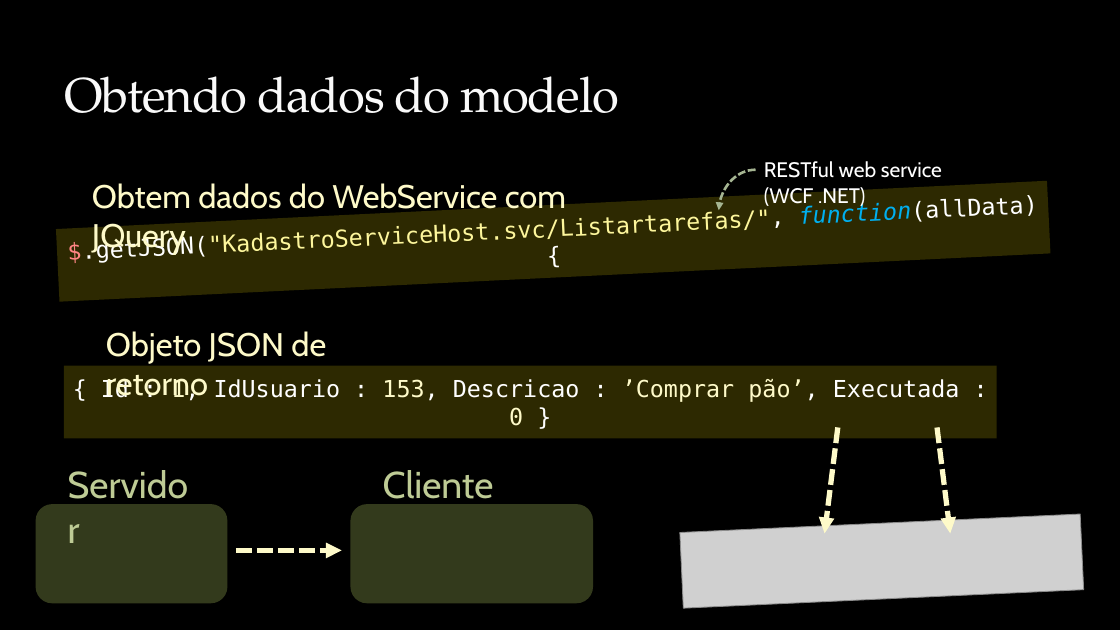
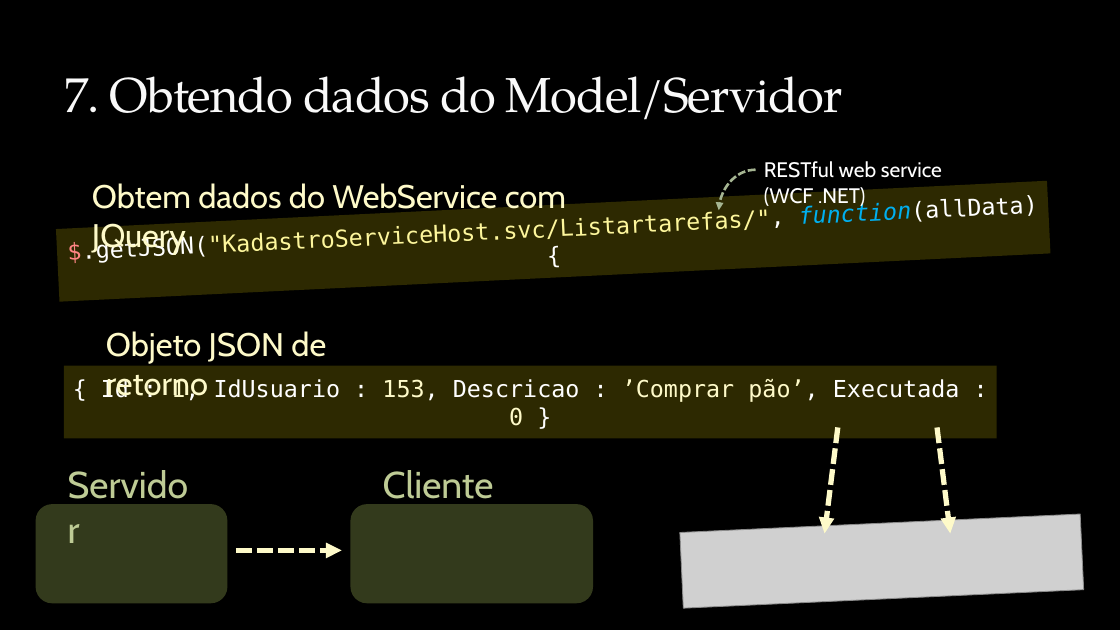
Before and after one commit to rodrigolessa/Sample.Kadastro.Knockout, a slide deck: slide 14 of Apresentacao.Knockout.JS/Knockout.JS.2014.04.pptx (slide 12 before the commit). Drawn at 1120x630 pixels with LibreOffice and Linux fonts; fonts in the diff are those of the drawing; grey boxes stand for pictures; background and template pictures are left out. Boxes give left, top, right and bottom in pixels: in the first picture for what was removed or moved away, otherwise in the second. Text is boxed around its words. In the diff, an @@ line names an element or a change of style, - is before the commit and + after.

```diff
--- a/Apresentacao.Knockout.JS/Knockout.JS.2014.04.pptx
+++ b/Apresentacao.Knockout.JS/Knockout.JS.2014.04.pptx
@@ title at (64,76,843,120): text changed @@
-Obtendo dados do modelo
+7. Obtendo dados do Model/Servidor
```
Also in this commit, not shown: 10 other slides changed, 3 slides added, 3 other files.
